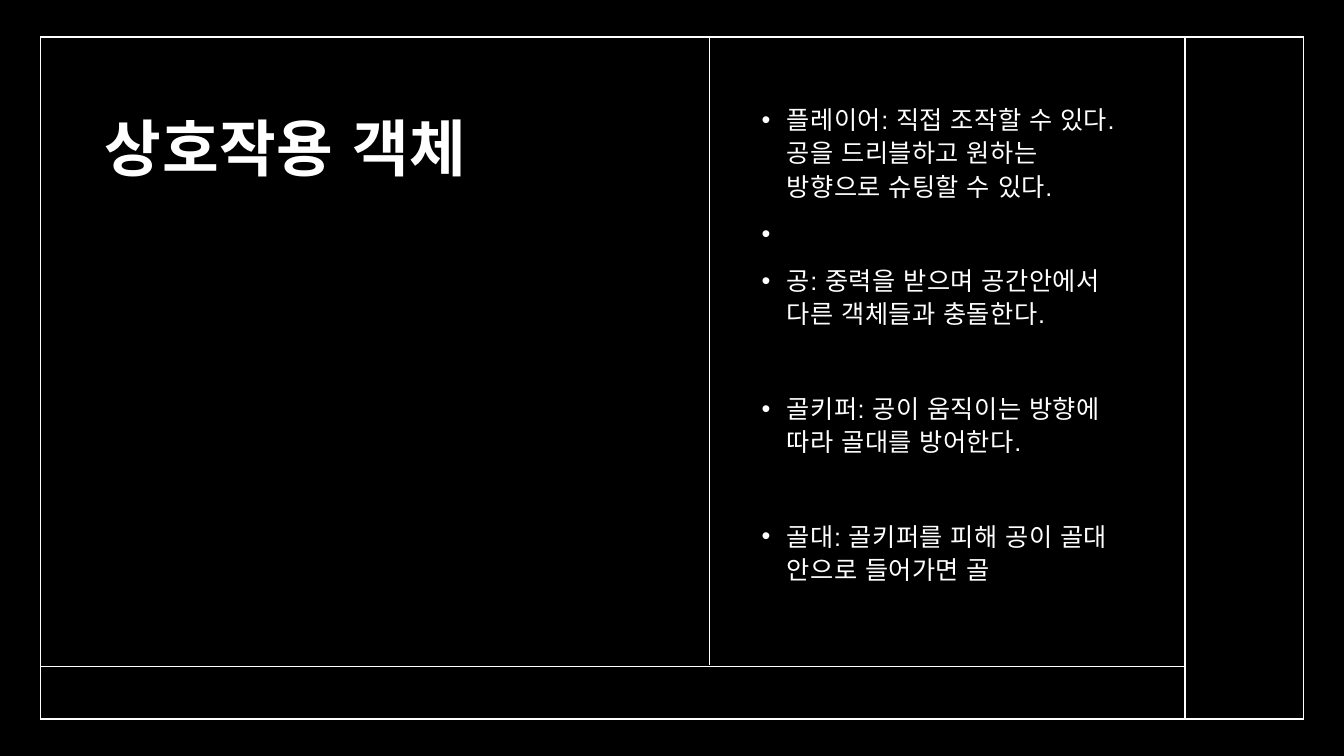
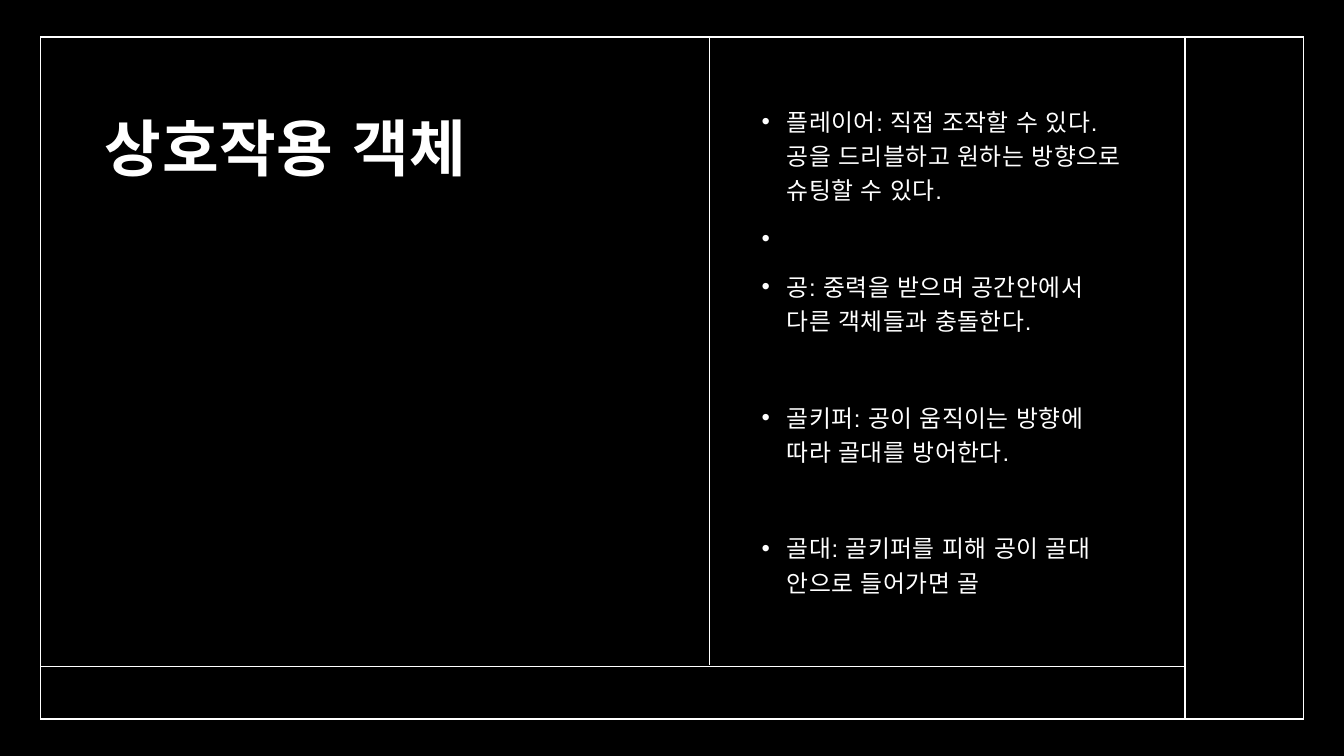
Before and after one commit to BDANINGA/OpenGL-Project, a slide deck: slide 3 of 방과 후 축구 한 판.pptx. Drawn at 1344x756 pixels with LibreOffice and Linux fonts; fonts in the diff are those of the drawing; background and template pictures are left out. Boxes give left, top, right and bottom in pixels: in the first picture for what was removed or moved away, otherwise in the second. Text is boxed around its words. In the diff, an @@ line names an element or a change of style, - is before the commit and + after.

```diff
--- a/방과 후 축구 한 판.pptx
+++ b/방과 후 축구 한 판.pptx
@@ text "플레이어: 직접 조작할 수 있다. ..." at box(787, 111, 1121, 594): size 18 to 17 pt; line spacing 1.1 to 1.2 @@
```
Also in this commit, not shown: 2 other slides changed, 2 other files.
